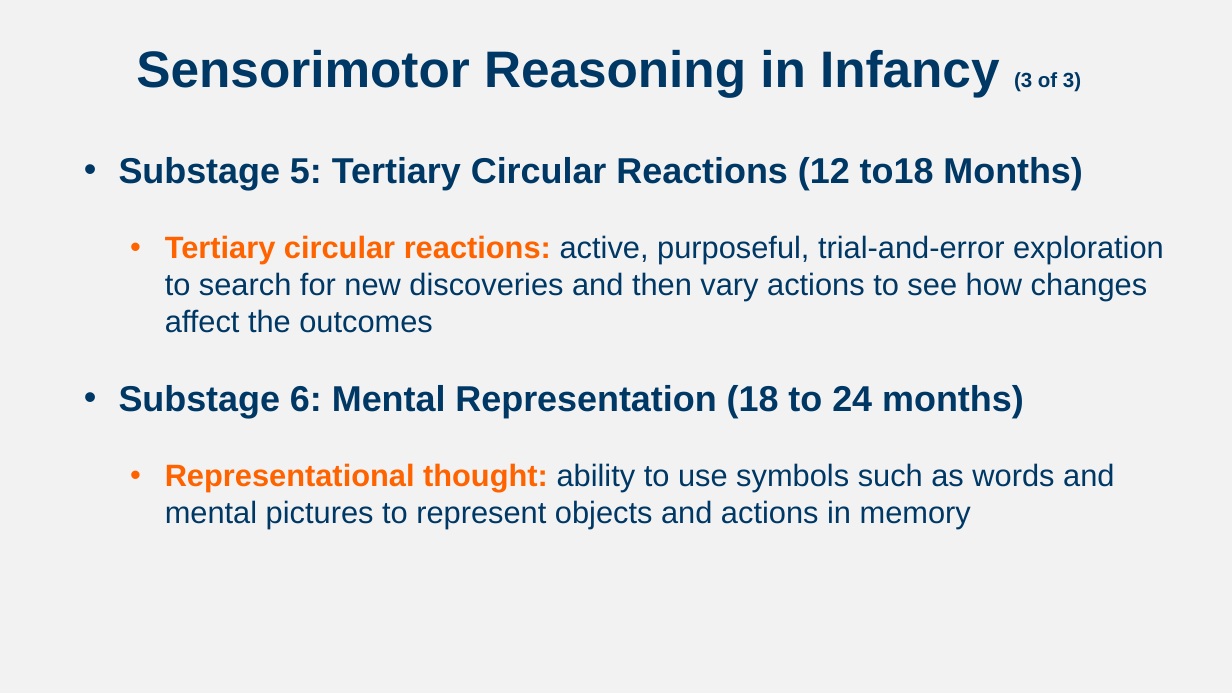
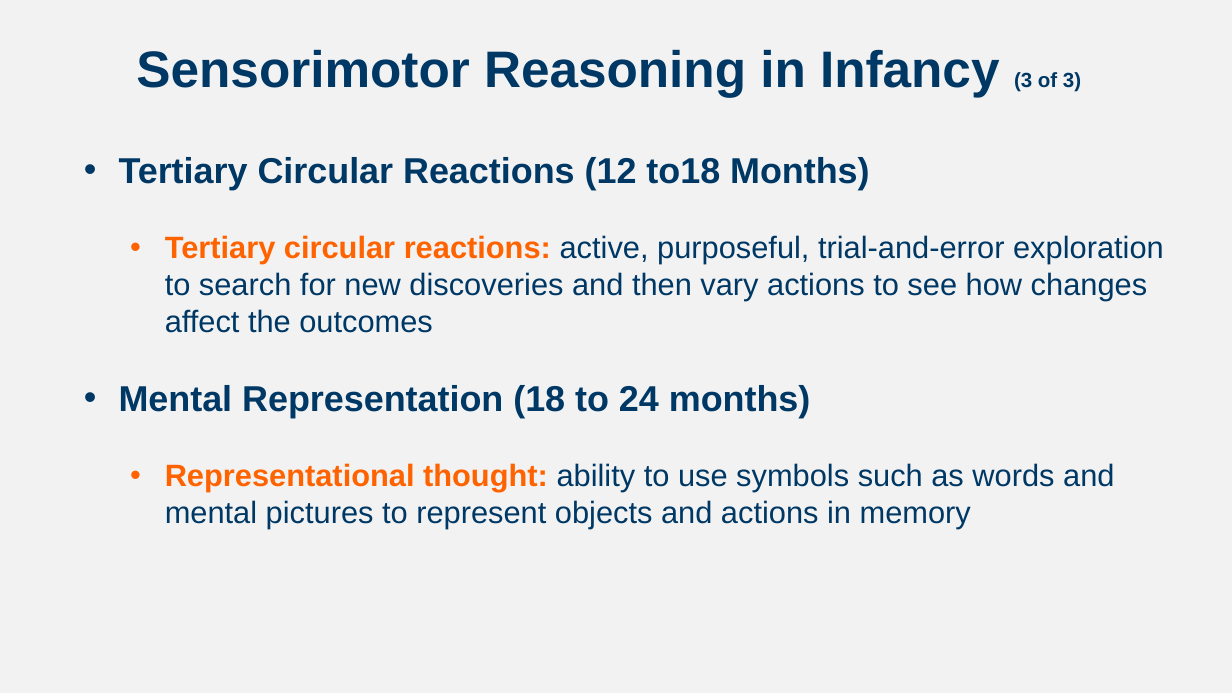
Before and after one commit to npm27/Teaching-Materials, a slide deck: slide 13 of Developmental Fall 23/Slides/Chapter 6.pptx. Drawn at 1232x693 pixels with LibreOffice and Linux fonts; fonts in the diff are those of the drawing. Boxes give left, top, right and bottom in pixels: in the first picture for what was removed or moved away, otherwise in the second. Text is boxed around its words. In the diff, an @@ line names an element or a change of style, - is before the commit and + after.

```diff
--- a/Developmental Fall 23/Slides/Chapter 6.pptx
+++ b/Developmental Fall 23/Slides/Chapter 6.pptx
@@ text at <box>119,157,869,190</box>: text changed @@
-• Substage 5: Tertiary Circular Reactions (12 to18 Months)
+• Tertiary Circular Reactions (12 to18 Months)
@@ text at <box>119,385,811,418</box>: text changed @@
-• Substage 6: Mental Representation (18 to 24 months)
+• Mental Representation (18 to 24 months)
```
Also in this commit, not shown: 9 other slides changed, 4 slides added, 1 slide removed, 1 other file.
